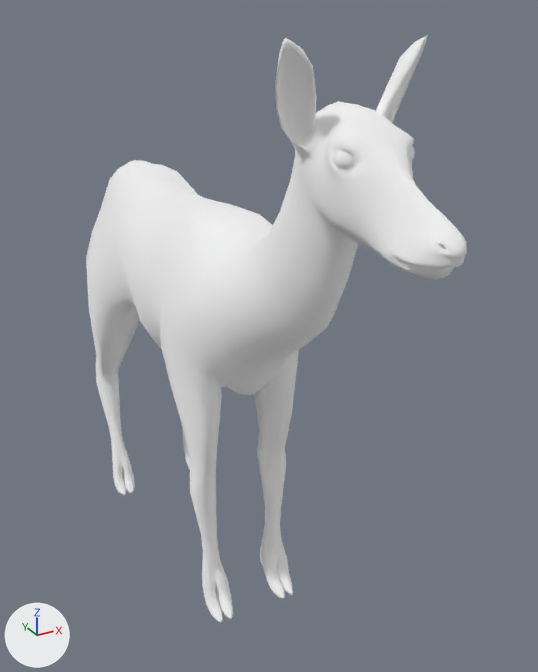
Renders of the glTF model apps/client/src/props/art-study/source-natural-deer/natural-deer-weathered.glb from each side of a commit.
Before and after are seen from a camera (50 mm lens) standing at (-0.721, -1.533, 1.489) and looking at (0.098, -0.044, 0.745). Every picture has the same lights, and +X, +Y and +Z are marked at lower left. The older version comes first. Where no turn or scale is listed for an object, it has been applied to the vertices. Vertices at exactly the same position are counted once.

The first picture shows 'natural-deer-weathered runtime mesh'.
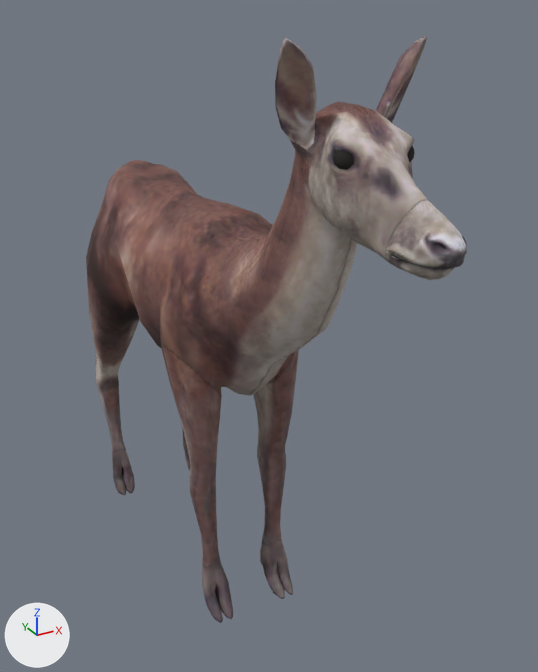
The change, as JSON lines over the scene's bpy script:
```json
{"op": "add", "block": "img_doe_body", "code": ["img_doe_body = load_image('doe-body', '_unpacked/doe-body', 256, 256, 'sRGB')"]}
{"op": "add", "block": "img_doe_head", "code": ["img_doe_head = load_image('doe-head', '_unpacked/doe-head', 256, 256, 'sRGB')"]}
{"op": "add", "block": "mat_deer_body_albedo", "code": ["mat_deer_body_albedo = principled_material('deer body albedo')", "mat_deer_body_albedo.texture = img_doe_body", "mat_deer_body_albedo.roughness = 0.9"]}
{"op": "add", "block": "mat_deer_eye_albedo", "code": ["mat_deer_eye_albedo = principled_material('deer eye albedo')", "mat_deer_eye_albedo.base_color = (0.015, 0.012, 0.01)  # black #211d19", "mat_deer_eye_albedo.roughness = 0.9"]}
{"op": "add", "block": "mat_deer_head_albedo", "code": ["mat_deer_head_albedo = principled_material('deer head albedo')", "mat_deer_head_albedo.texture = img_doe_head", "mat_deer_head_albedo.roughness = 0.9"]}
{"block": "me_cylinder_003", "where": "me_cylinder_003.from_pydata(...)  # 2425 vertices, 4784 faces; spans x -0.19..0.19, y -1.02..0.55, z -0.01..1.44"}
{"block": "me_cylinder_003", "where": "# used by ob_natural_deer_weathered_runtime_mesh; location = (0.0, 0.238, 0.008)"}
{"block": "me_cylinder_003", "change": "me_cylinder_003 part 1: all 3104 faces that had it switch from mat_body (white #ffffff) to mat_deer_body_albedo (picture img_doe_body)"}
{"block": "me_cylinder_003", "change": "me_cylinder_003 part 2: all 1600 faces that had it switch from mat_head (white #ffffff) to mat_deer_head_albedo (picture img_doe_head)"}
{"block": "me_cylinder_003", "change": "me_cylinder_003 part 3: all 80 faces that had it switch from mat_eye (white #ffffff) to mat_deer_eye_albedo (black #211d19)"}
```

Location of each change, [x1, y1, x2, y2] in pixels of the pictures (538 x 672 px):
```json
{"part": 1, "of": "me_cylinder_003", "change": "recoloured", "before": [86, 152, 358, 623], "after": [86, 152, 358, 623], "on screen": "white to brown"}
{"part": 2, "of": "me_cylinder_003", "change": "recoloured", "before": [275, 36, 467, 280], "after": [275, 36, 467, 280], "on screen": "white to grey"}
{"part": 3, "of": "me_cylinder_003", "change": "recoloured", "before": [333, 146, 415, 170], "after": [333, 146, 415, 170], "on screen": "white to black"}
```
